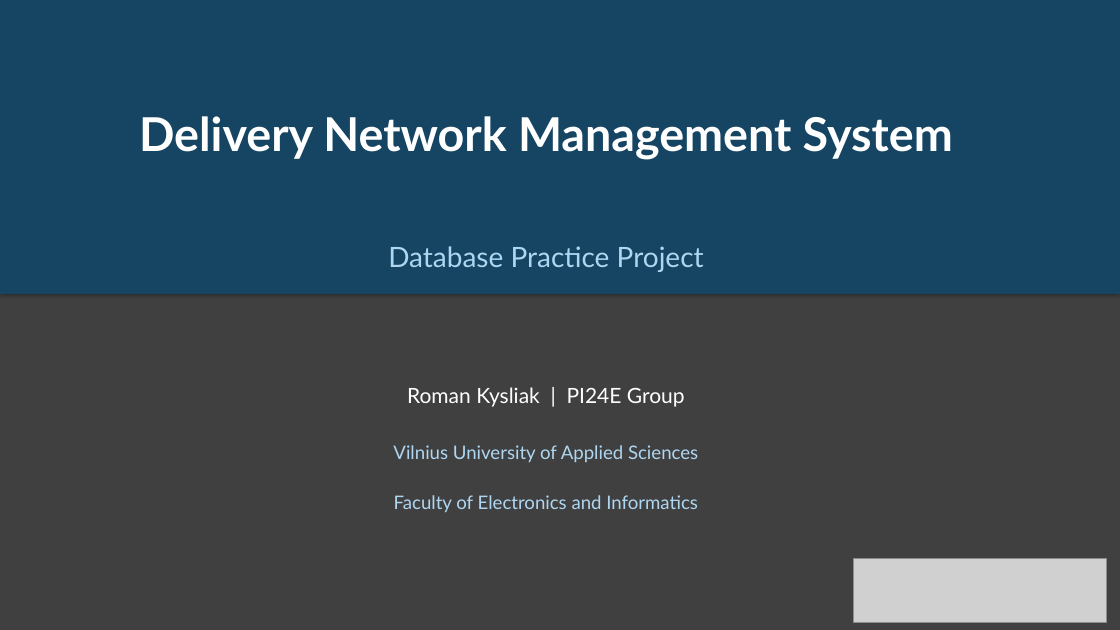
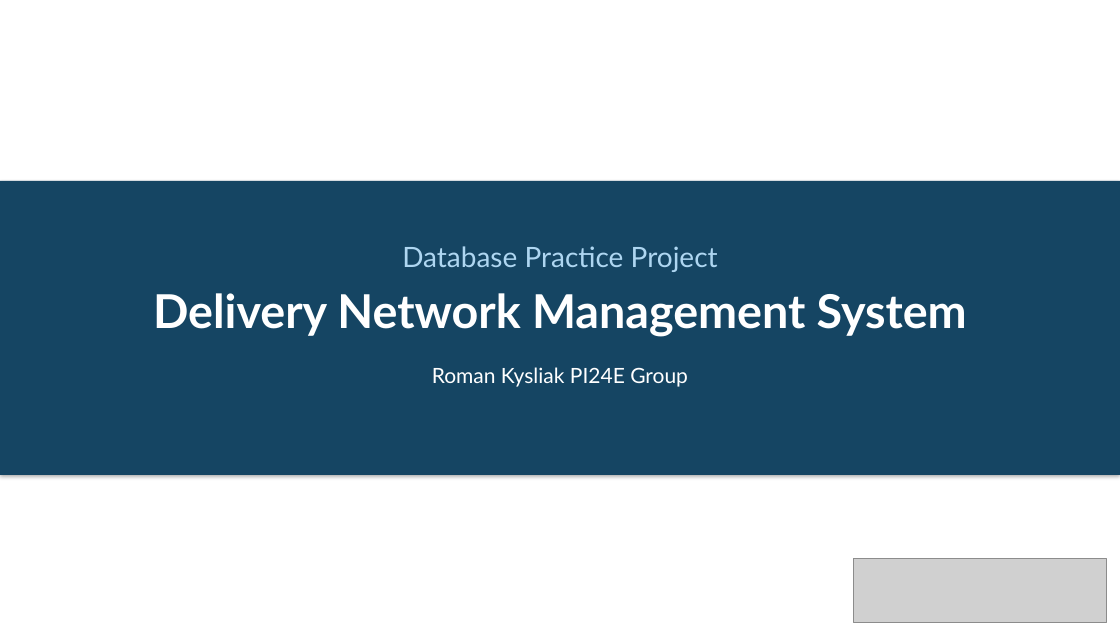
Before and after one commit to AvalonR/DatabasePractice, a slide deck: slide 1 of docs/Presentation.pptx. Drawn at 1120x630 pixels with LibreOffice and Linux fonts; fonts in the diff are those of the drawing; grey boxes stand for pictures. Boxes give left, top, right and bottom in pixels: in the first picture for what was removed or moved away, otherwise in the second. Text is boxed around its words. In the diff, an @@ line names an element or a change of style, - is before the commit and + after.

```diff
--- a/docs/Presentation.pptx
+++ b/docs/Presentation.pptx
@@ background #404040 to #FFFFFF @@
@@ rectangle: place and size @@
-rectangle at <box>0,0,1120,294</box>
+rectangle at <box>0,181,1120,475</box>
@@ text "Database Practice Project": place and size @@
-text "Database Practice Project" at <box>388,246,704,272</box>
+text "Database Practice Project" at <box>402,246,718,272</box>
@@ text "Delivery Network Management System": place and size @@
-text "Delivery Network Management System" at <box>139,116,953,160</box>
+text "Delivery Network Management System" at <box>153,293,967,337</box>
@@ text at <box>432,367,688,387</box>: text changed @@
-Roman Kysliak | PI24E Group
+Roman Kysliak PI24E Group
@@ text removed at <box>393,445,698,462</box> @@
-Vilnius University of Applied Sciences
@@ text removed at <box>394,495,698,512</box> @@
-Faculty of Electronics and Informatics
```
Also in this commit, not shown: 6 other slides changed, 10 other files.
